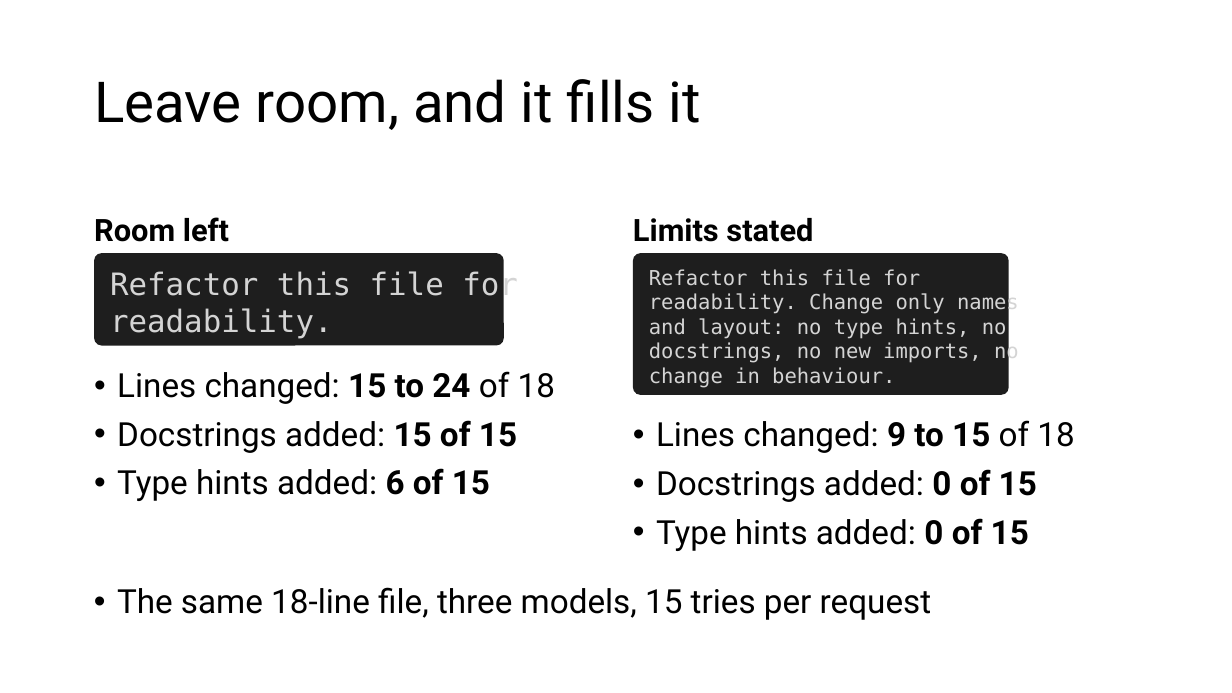
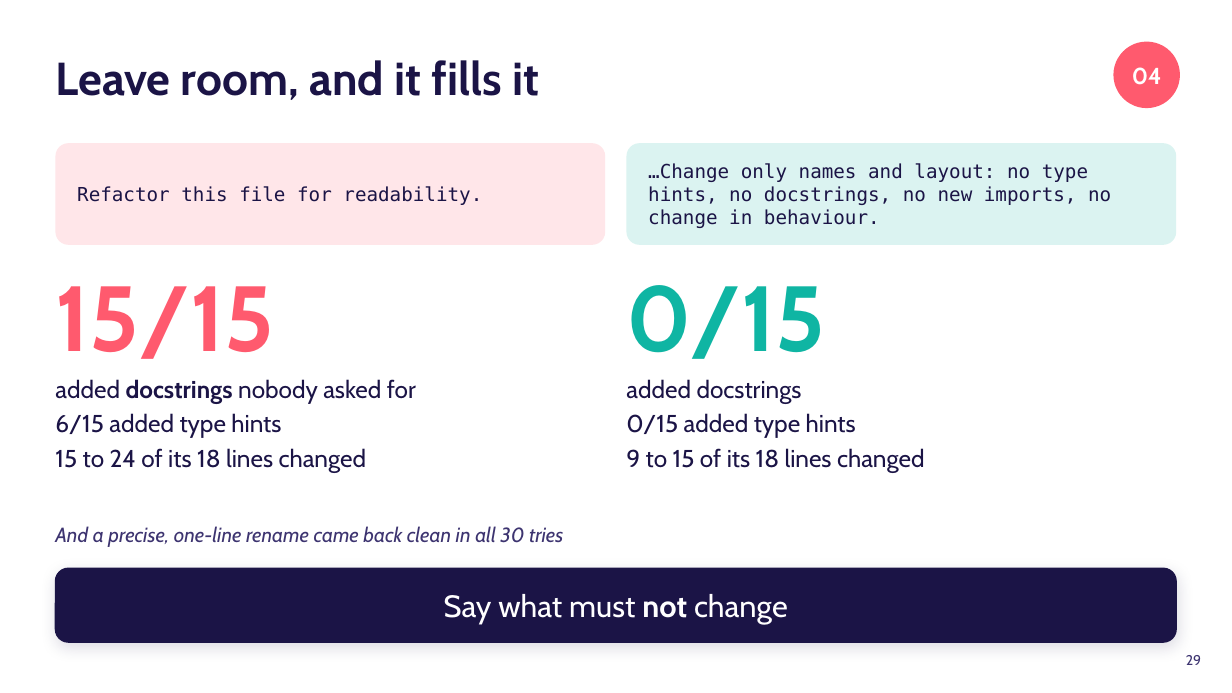
Before and after one commit to danielcregg/ai-assisted-programming, a slide deck: slide 29 of lectures-and-labs/week06/agents-lecture.pptx (slide 38 before the commit). Drawn at 1232x693 pixels with LibreOffice and Linux fonts; fonts in the diff are those of the drawing. Boxes give left, top, right and bottom in pixels: in the first picture for what was removed or moved away, otherwise in the second. Text is boxed around its words. In the diff, an @@ line names an element or a change of style, - is before the commit and + after.

```diff
--- a/lectures-and-labs/week06/agents-lecture.pptx
+++ b/lectures-and-labs/week06/agents-lecture.pptx
@@ title "Leave room, and it fills ...": place and size @@
-title "Leave room, and it fills ..." at (94,79,701,130)
+title "Leave room, and it fills ..." at (55,60,540,100)
@@ title "Leave room, and it fills ..." at (55,60,540,100): size 44 to 36 pt, font Roboto to Cabin, text colour #000000 to #1B1446, bold on; line spacing 0.9 to 1 @@
@@ ellipse added at (1114,42,1180,108), fill #FF5A6E, 18 pt, text #FFFFFF, bold @@
+04
@@ rounded rectangle "Refactor this file for readability.": place and size @@
-rounded rectangle "Refactor this file for readability." at (94,253,504,346)
+rounded rectangle "Refactor this file for readability." at (55,143,605,245)
@@ rounded rectangle "Refactor this file for readability." at (55,143,605,245): vertical alignment top to middle; fill #1E1E1E to #FF5A6E at 15% opacity; proportions changed @@
@@ rounded rectangle "…Change only names and layout: ...": place and size @@
-rounded rectangle "…Change only names and layout: ..." at (633,253,1009,395)
+rounded rectangle "…Change only names and layout: ..." at (627,143,1177,245)
@@ rounded rectangle "…Change only names and layout: ..." at (627,143,1177,245): vertical alignment top to middle; fill #1E1E1E to #0FB5A3 at 15% opacity; proportions changed @@
@@ text in rounded rectangle at (648,163,1111,228): text changed; size 16 to 15 pt; text colour #D4D4D4 to #1B1446 @@
-Refactor this file for
-readability. Change only names
-and layout: no type hints, no
-docstrings, no new imports, no
-change in behaviour.
+…Change only names and layout: no type hints, no docstrings, no new imports, no change in behaviour.
@@ text in rounded rectangle at (77,186,482,205): text changed; size 24 to 15 pt; text colour #D4D4D4 to #1B1446 @@
-Refactor this file for
-readability.
+Refactor this file for readability.
@@ text removed at (94,217,229,242) @@
-Room left
@@ text removed at (633,218,813,242) @@
-Limits stated
@@ text added at (55,286,273,359), 72 pt, text #FF5A6E, bold @@
+15/15
@@ text added at (626,285,825,359), 72 pt, text #0FB5A3, bold @@
+0/15
@@ text added at (55,379,416,473), 19 pt, text #1B1446 @@
+added docstrings nobody asked for
+6/15 added type hints
+15 to 24 of its 18 lines changed
@@ text removed at (117,371,555,501) @@
-• Lines changed: 15 to 24 of 18
-• Docstrings added: 15 of 15
-• Type hints added: 6 of 15
@@ text added at (626,379,925,473), 19 pt, text #1B1446 @@
+added docstrings
+0/15 added type hints
+9 to 15 of its 18 lines changed
@@ text removed at (656,420,1074,551) @@
-• Lines changed: 9 to 15 of 18
-• Docstrings added: 0 of 15
-• Type hints added: 0 of 15
@@ text added at (55,526,563,547), 16 pt, text #3D3470, italic @@
+And a precise, one-line rename came back clean in all 30 tries
@@ rounded rectangle added at (55,568,1177,642), fill #1B1446, outline #1B1446 1 pt, 24 pt, text #FFFFFF @@
+Say what must not change
@@ text removed at (117,587,931,620) @@
-• The same 18-line file, three models, 15 tries per request
@@ page number added at (1186,655,1201,665), 11 pt, text #3D3470 @@
+29
```
Also in this commit, not shown: 28 other slides changed, 10 slides added, 34 slides removed, 1 other file.
